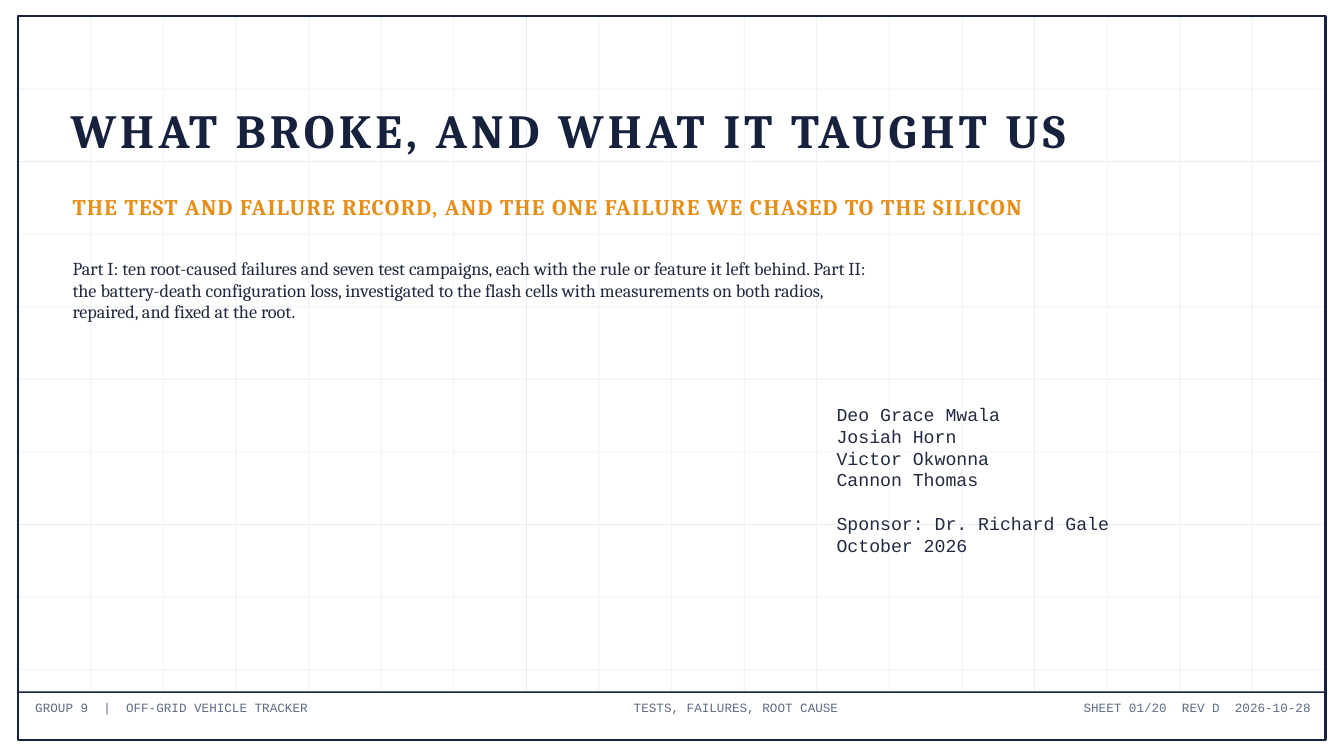
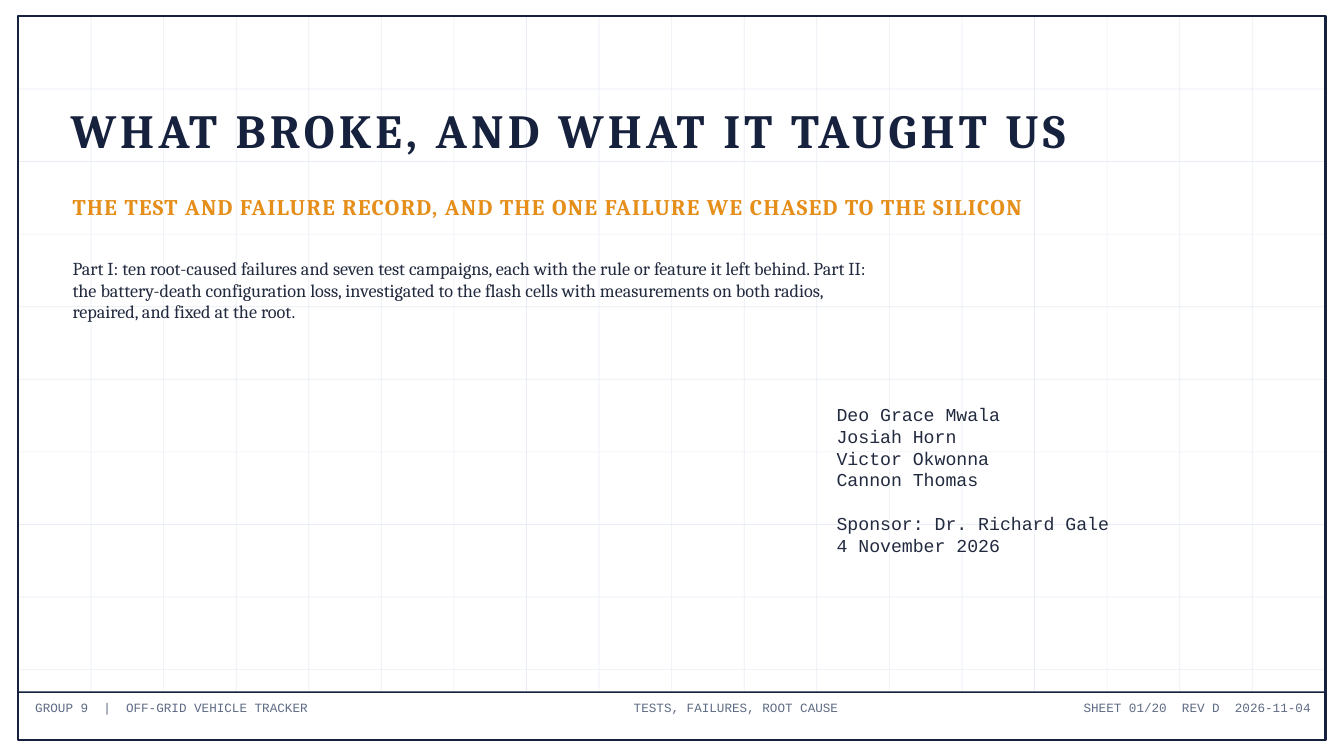
Before and after one commit to deosgracius/offgrid-vehicle-tracker, a slide deck: slide 1 of docs/presentations/Group9_Presentation.pptx. Drawn at 1344x756 pixels with LibreOffice and Linux fonts; fonts in the diff are those of the drawing. Boxes give left, top, right and bottom in pixels: in the first picture for what was removed or moved away, otherwise in the second. Text is boxed around its words. In the diff, an @@ line names an element or a change of style, - is before the commit and + after.

```diff
--- a/docs/presentations/Group9_Presentation.pptx
+++ b/docs/presentations/Group9_Presentation.pptx
@@ text at [837,408,1109,552]: text changed @@
-Deo Grace Mwala
-Josiah Horn
-Victor Okwonna
-Cannon Thomas
-Sponsor: Dr. Richard Gale
-October 2026
+Deo Grace Mwala
+Josiah Horn
+Victor Okwonna
+Cannon Thomas
+Sponsor: Dr. Richard Gale
+4 November 2026
@@ text at [1084,703,1311,712]: text changed @@
-SHEET 01/20 REV D 2026-10-28
+SHEET 01/20 REV D 2026-11-04
```
Also in this commit, not shown: 19 other slides changed, 3 other files.
